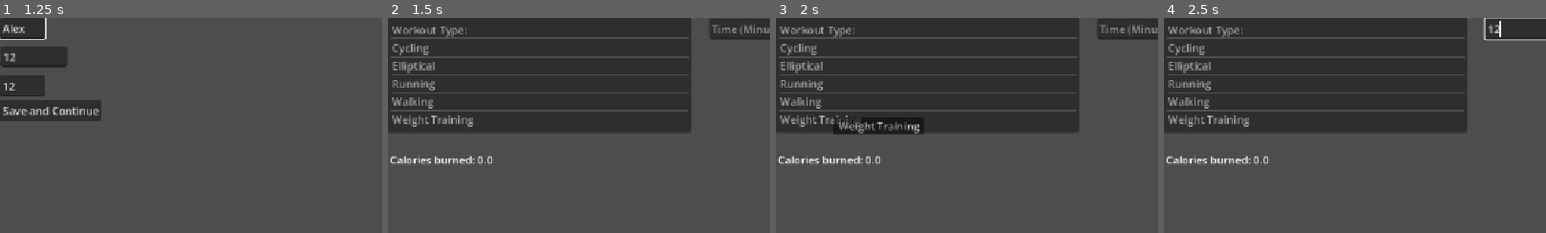
Above: before the commit, frames 1-4 (left to right).
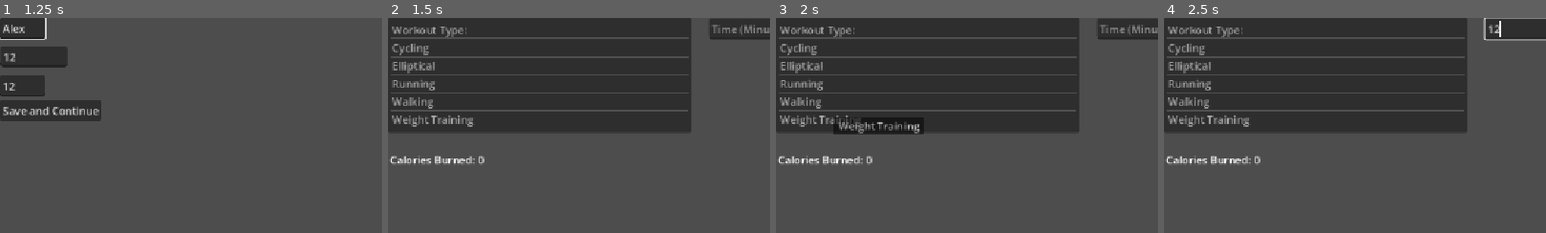
Above: after the commit, the same moments.

Repository: ma43210/HackDecouverte
Game: Godot game, scene res://Scenes/Profile_Manager.tscn
Two runs of this game, one before a commit and one after it. Both use one fixed random seed, a clock stepped at 60 frames per second and the inputs below.
Inputs (mouse positions are % of the whole screen's width and height, from its top left):
- Up to frame 1 (1.25 s): click (4, 9) at 0.52 s; type "12" at 0.6 s; click (3, 16) at 0.75 s; type "12" at 0.83 s; click (3, 2) at 0.98 s; type "Alex" at 1.07 s
- Up to frame 2 (1.5 s): click "Save and Continue" at 1.25 s
- Up to frame 3 (2 s): no input
- Up to frame 4 (2.5 s): click (48, 3) at 2.02 s; type "12" at 2.1 s
The pictures show only the part of the screen within x 0-50%, y 0-50%; the shares and areas given below are measured in that part.

Frame 1 is identical in both runs. In frame 2, 0.2% of the frame differs, in the area x 12-28%, y 64-69%; in frame 3, 0.2%; in frame 4, 0.2%.
Error after the commit: Invalid operands 'String' and 'float' in operator '+'. (res://Scripts/Calculator.gd:12)

Commit message:
stuff

Diff:
--- a/healthy/Scripts/Calculator.gd
+++ b/healthy/Scripts/Calculator.gd
@@ -8,4 +8,5 @@
 
 # Called every frame. 'delta' is the elapsed time since the previous frame.
 func _process(_delta: float) -> void:
-	text = "Calories burned: " + str((FitnessManager.MET * 3.5 * FitnessManager.weight) / 200 * FitnessManager.time)
+	FitnessManager.calories = (FitnessManager.MET * 3.5 * FitnessManager.weight) / 200 * FitnessManager.time
+	text = "Calories burned: " + FitnessManager.calories
--- a/healthy/Scripts/fitness_manager.gd
+++ b/healthy/Scripts/fitness_manager.gd
@@ -6,6 +6,7 @@
 var time = 0
 var user = ""
 var MET = 0
+var calories = 0
 var data = {}
 var save_path = "user://savegame.json"
 
--- a/healthy/Scripts/xp_manager.gd
+++ b/healthy/Scripts/xp_manager.gd
@@ -20,7 +20,7 @@
 
 # Called every frame. 'delta' is the elapsed time since the previous frame.
 func _process(delta: float) -> void:
-	pass
+	add_xp(FitnessManager.calories)
 
 
 func add_xp(amount: int) -> void:
